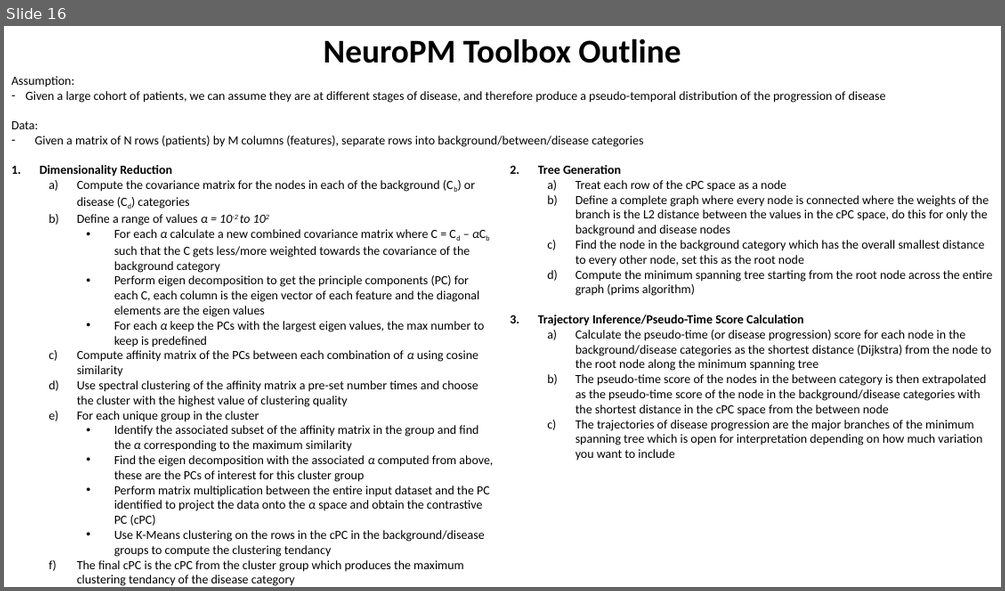
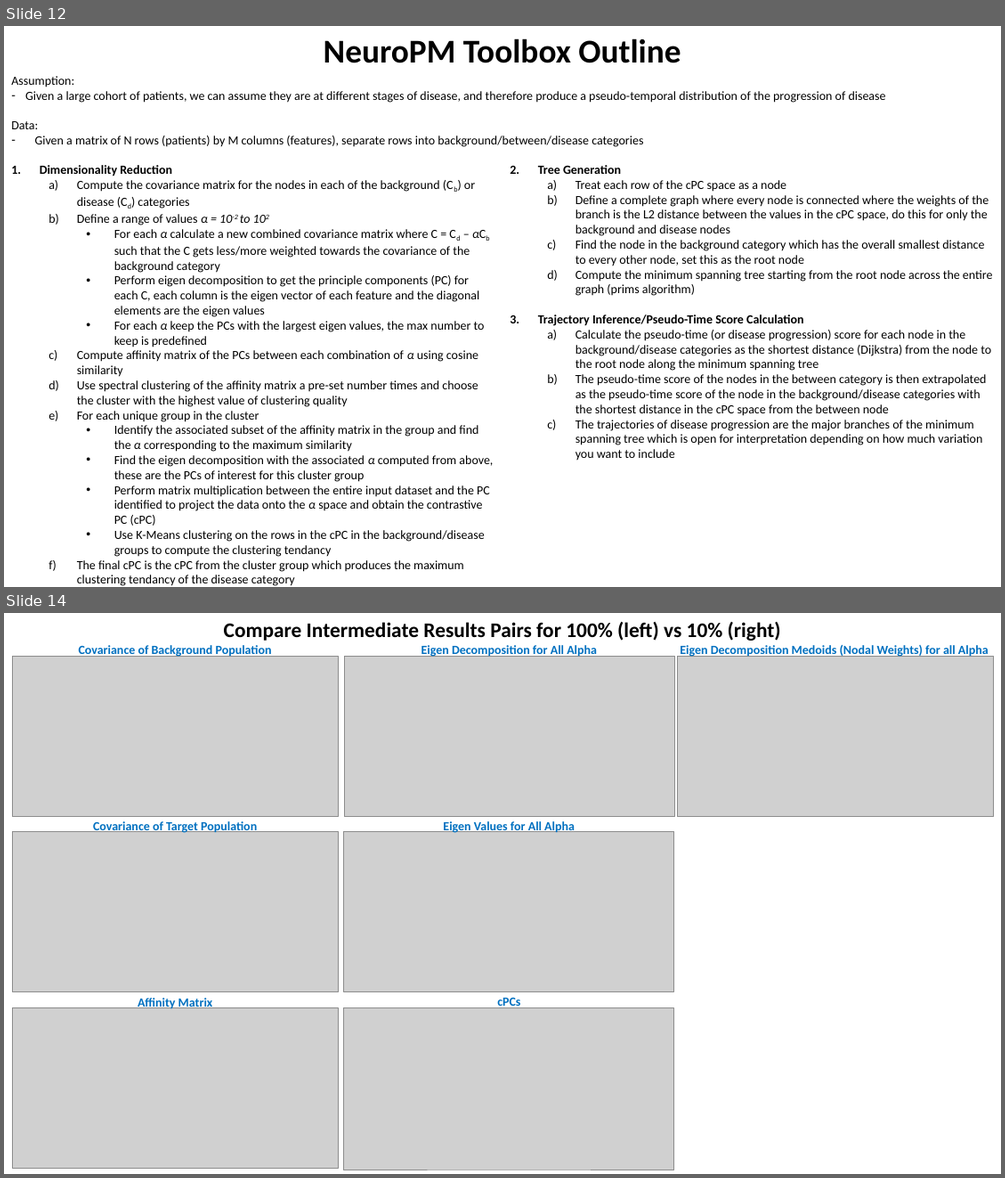
Before and after one commit to zhaohanxiong/OxfordCVM, a slide deck: job_results.pptx. Shown one above the other, each under a label of ours: slide 16 before the commit, slides 12 and 14 after it; the slides between them are not shown. The pictures are 1005x591 and 1005x1178 pixels, drawn with LibreOffice and Linux fonts; fonts in the diff are those of the drawing; grey boxes stand for pictures. Boxes give left, top, right and bottom in pixels: in the first picture for what was removed or moved away, otherwise in the second. Text is boxed around its words. In the diff, an @@ line names an element or a change of style, - is before the commit and + after.

Commit message:
added comparison between intermediate results of 10% vs 100% runs

```diff
--- a/job_results.pptx
+++ b/job_results.pptx
@@ slide 14 added at box(4, 613, 1001, 1174), background #FFFFFF @@
@@ text added at box(224, 622, 781, 641), 20 pt, text #000000, bold @@
+Compare Intermediate Results Pairs for 100% (left) vs 10% (right)
@@ picture added at box(12, 657, 338, 817) @@
@@ text added at box(79, 645, 272, 657), 12 pt, text #0070C0, bold @@
+Covariance of Background Population
@@ picture added at box(344, 656, 675, 816) @@
@@ text added at box(421, 645, 597, 657), 12 pt, text #0070C0, bold @@
+Eigen Decomposition for All Alpha
@@ picture added at box(678, 656, 994, 816) @@
@@ text added at box(680, 643, 988, 657), 12 pt, text #0070C0, bold @@
+Eigen Decomposition Medoids (Nodal Weights) for all Alpha
@@ text added at box(93, 819, 257, 833), 12 pt, text #0070C0, bold @@
+Covariance of Target Population
@@ text added at box(443, 819, 574, 833), 12 pt, text #0070C0, bold @@
+Eigen Values for All Alpha
@@ picture added at box(12, 831, 338, 991) @@
@@ picture added at box(344, 831, 675, 991) @@
@@ picture added at box(12, 1007, 338, 1167) @@
@@ text added at box(138, 996, 213, 1008), 12 pt, text #0070C0, bold @@
+Affinity Matrix
@@ picture added at box(344, 1008, 675, 1169) @@
@@ text added at box(497, 996, 520, 1008), 12 pt, text #0070C0, bold @@
+cPCs
@@ what was slide 16 is now slide 12 @@
```
Also in this commit, not shown: 2 slides changed.
